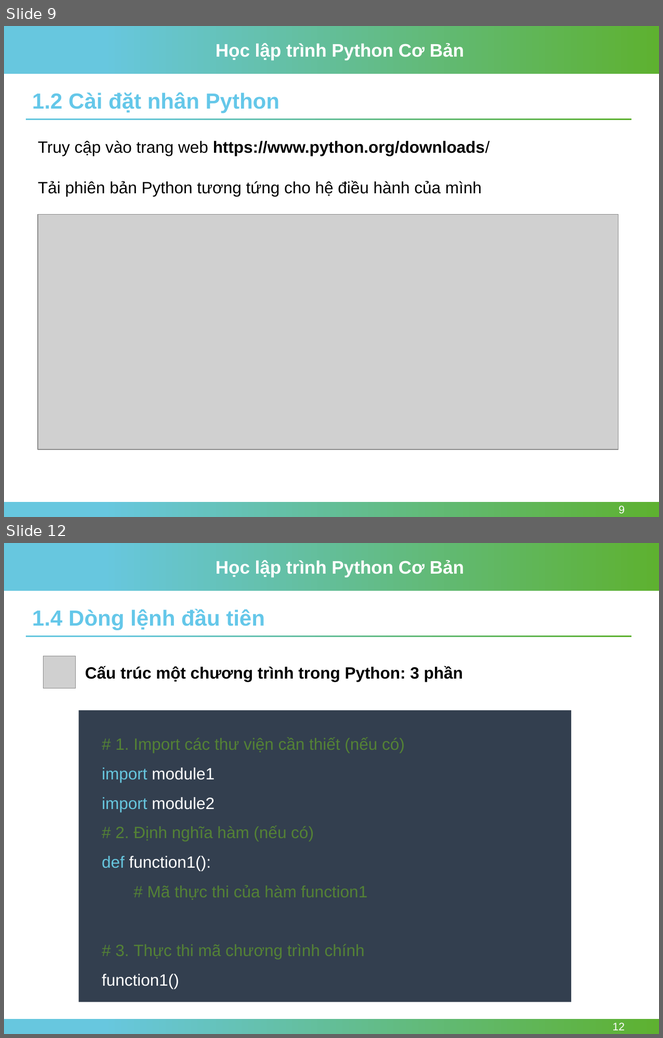
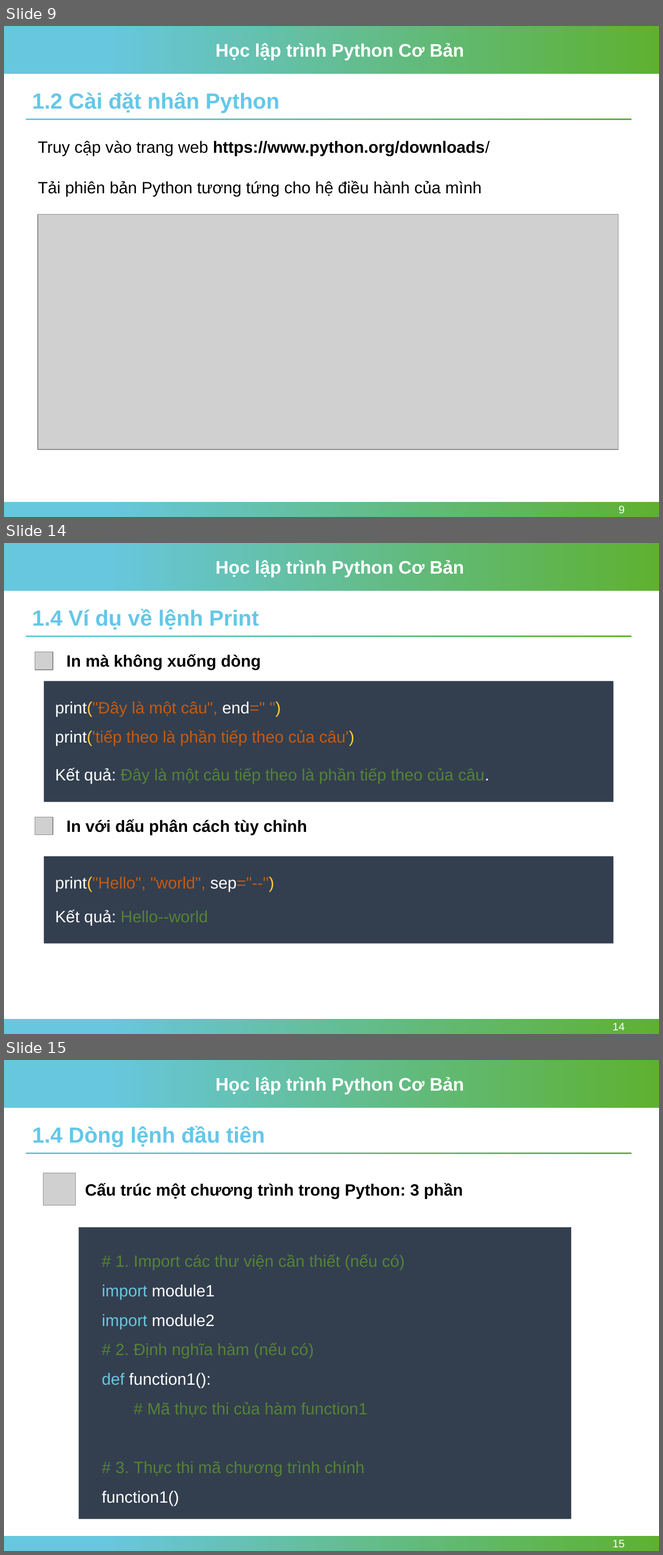
Before and after one commit to nhannn87dn/Learn-Python-Basic, a slide deck: 01-Lessions/Session-01-Getting-Started/Session-01-Getting-Started-Python.pptx. Shown one above the other, each under a label of ours: slides 9 and 12 before the commit, slides 9, 14 and 15 after it; the slides between them are not shown. The pictures are 663x1038 and 663x1555 pixels, drawn with LibreOffice and Linux fonts; fonts in the diff are those of the drawing; grey boxes stand for pictures; background and template pictures are left out. Boxes give left, top, right and bottom in pixels: in the first picture for what was removed or moved away, otherwise in the second. Text is boxed around its words. In the diff, an @@ line names an element or a change of style, - is before the commit and + after.

```diff
--- a/01-Lessions/Session-01-Getting-Started/Session-01-Getting-Started-Python.pptx
+++ b/01-Lessions/Session-01-Getting-Started/Session-01-Getting-Started-Python.pptx
@@ slide 14 added at <box>4,543,659,1034</box>, background #FFFFFF; not listed: 4 template elements that a slide beside it also shows @@
@@ text added at <box>32,609,259,630</box>, 24 pt, text #64C7E9, bold @@
+1.4 Ví dụ về lệnh Print
@@ picture added at <box>35,652,52,669</box> @@
@@ text added at <box>66,654,261,670</box>, 18 pt, text #000000, bold @@
+In mà không xuống dòng
@@ rectangle added at <box>44,681,614,802</box>, fill #333F50 @@
@@ text added at <box>55,702,265,717</box>, 18 pt, text #C55A11 @@
+print("Đây là một câu", end=" ")
@@ text added at <box>55,730,354,746</box>, 18 pt, text #C55A11 @@
+print('tiếp theo là phần tiếp theo của câu')
@@ text added at <box>55,768,490,784</box>, 18 pt, text #548235 @@
+Kết quả: Đây là một câu tiếp theo là phần tiếp theo của câu.
@@ picture added at <box>35,818,52,835</box> @@
@@ text added at <box>66,819,307,835</box>, 18 pt, text #000000, bold @@
+In với dấu phân cách tùy chỉnh
@@ rectangle added at <box>44,856,614,943</box>, fill #333F50 @@
@@ text added at <box>55,877,274,892</box>, 18 pt, text #C55A11 @@
+print("Hello", "world", sep="--")
@@ text added at <box>55,910,208,926</box>, 18 pt, text #548235 @@
+Kết quả: Hello--world
@@ page number added at <box>613,1023,625,1031</box>, 12 pt, text #FFFFFF @@
+14
@@ what was slide 12 is now slide 15 @@
@@ page number at <box>613,1540,625,1548</box>: text changed @@
-12
+15
```
Also in this commit, not shown: 2 slides changed, 3 other slides added, 3 other files.
